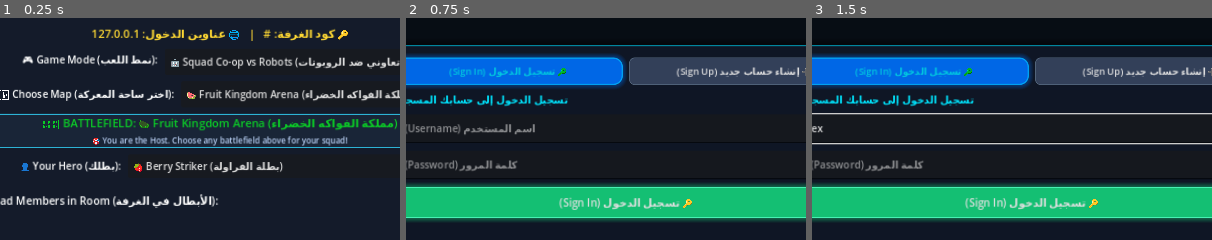
Above: before the commit, frames 1-3 (left to right).
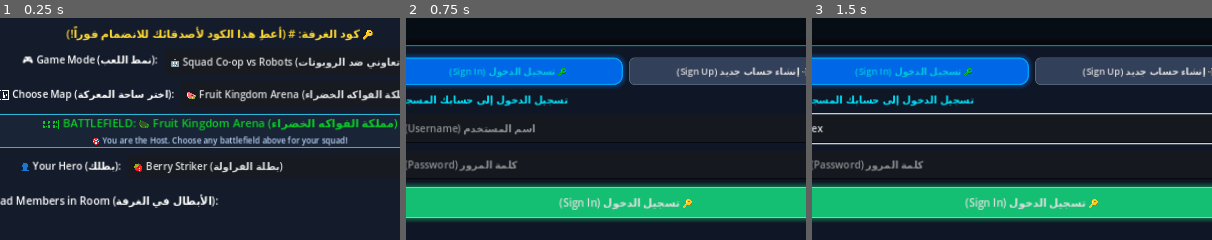
Above: after the commit, the same moments.

Repository: Seif796/TitanStrike-iOS
Game: Godot game, scene res://scenes/lobby.tscn
Same seed, same stepped clock (60 frames per second), same inputs: the game is played once before the commit and once after it. This scene is started directly instead of the project's main scene.
Inputs (mouse positions are % of the whole screen's width and height, from its top left):
- Up to frame 1 (0.25 s): no input
- Up to frame 2 (0.75 s): click "🚪 Leave (خروج)" at 0.5 s
- Up to frame 3 (1.5 s): click (50, 41) at 1.27 s; type "Alex" at 1.35 s
The pictures show only the part of the screen within x 22-72%, y 16-66%; the shares and areas given below are measured in that part.

The runs differ from the first frame. In frame 1, 2.2% of the frame differs, in the area x 16-94%, y 3-11%; in frame 2, nothing differs; in frame 3, nothing differs.

Commit message:
feat: implement 4-digit room code instant joining without IP and bump to v1.3.9 b15

Diff:
--- a/public/version.json
+++ b/public/version.json
@@ -1,13 +1,15 @@
 {
-  "version": "1.3.8",
-  "version_code": 14,
+  "version": "1.3.9",
+  "version_code": 15,
   "release_date": "2026-10-27",
-  "title": "تأكيد جاهزية السيرفر واستقرار النظام",
+  "title": "نظام الدخول السريع بكود الغرفة المباشر بدون IP",
   "changelog": [
-    "أعتقد أن كل حاجة تمام في السيرفر"
+    "تحديث مباشر وفوري عبر السيرفر لجميع الأجهزة",
+    "إضافة زر الطلبات (Requests) وزر تيليجرام بوت في القائمة الرئيسية",
+    "تحسين استقرار المحرك على أندرويد وآيفون"
   ],
   "download_url": "/downloads/update.pck",
-  "file_size_bytes": 9236032,
-  "sha256": "a6795b4f6a06dfc144811f8297f4fd6ec6e37cb8ea9c02ce1376c3e7cff5098b",
+  "file_size_bytes": 9236736,
+  "sha256": "27536b8ca644012e7aaeda1cf109bcbdbd2313cb3ddbbb08a0d19dc45904d690",
   "mandatory": true
 }
--- a/scenes/main_menu.tscn
+++ b/scenes/main_menu.tscn
@@ -535,7 +535,7 @@
 custom_minimum_size = Vector2(0, 44)
 layout_mode = 2
 size_flags_horizontal = 3
-placeholder_text = "ادخل كود الغرفة (#RoomCode)..."
+placeholder_text = "ادخل كود الغرفة (مثال: 4829)..."
 
 [node name="JoinRoomBtn" type="Button" parent="ViewModeSelect/HBox/RightCol/Panel/VBox/JoinBox"]
 custom_minimum_size = Vector2(160, 44)
--- a/scripts/lobby.gd
+++ b/scripts/lobby.gd
@@ -67,7 +67,7 @@
 
 	if multiplayer.is_server():
 		room_title.text = "👑 SQUAD ROOM HOST (أنت صاحب الغرفة)"
-		code_banner.text = "🔑 كود الغرفة: #%s   |   🌐 عناوين الدخول: %s" % [r_code, ips_str]
+		code_banner.text = "🔑 كود الغرفة: #%s (أعطِ هذا الكود لأصدقائك للانضمام فوراً!)" % r_code
 		if start_btn:
 			start_btn.visible = true
 			start_btn.disabled = false
--- a/scripts/network_manager.gd
+++ b/scripts/network_manager.gd
@@ -91,17 +91,8 @@
 # --- ROOM CODE ENCODING / DECODING ---
 
 func generate_room_code() -> String:
-	var ip = get_local_ip()
-	var parts = ip.split(".")
-	if parts.size() == 4:
-		var b1 = int(parts[0])
-		var b2 = int(parts[1])
-		var b3 = int(parts[2])
-		var b4 = int(parts[3])
-		current_room_code = "%02X%02X%02X%02X" % [b1, b2, b3, b4]
-		return current_room_code
-
-	current_room_code = "7777"
+	# Clean, easy-to-share 4-digit Room Code for instant joining without IP
+	current_room_code = "%04d" % randi_range(1000, 9999)
 	return current_room_code
 
 func is_ai_duel_room_code(code: String) -> bool:
@@ -221,21 +212,72 @@
 			GameManager.start_game_scene()
 			return OK
 
-	# 2. Build prioritized candidate IPs list for fast multi-IP connection
 	_joining_candidates.clear()
 	_candidate_idx = 0
 	_connecting_port = port
 
+	# 2. If code is directly an IP with dots (e.g. 192.168.1.15), connect to it directly
+	if current_room_code.find(".") != -1 and current_room_code.split(".").size() == 4:
+		_joining_candidates.append(current_room_code)
+		_start_next_candidate_connection()
+		return OK
+
+	# 3. Query Central Server FIRST for Host Candidate IPs (Ultra-Fast < 0.2s lookup!)
+	var um = get_node_or_null("/root/UpdateManager")
+	if um and not um.server_url.is_empty():
+		var status_msg = "⚡ جاري البحث عن الغرفة #%s في السيرفر..." % current_room_code
+		connection_status_updated.emit(status_msg)
+		var cur_scene = get_tree().current_scene
+		if cur_scene and "status_label" in cur_scene and cur_scene.status_label:
+			cur_scene.status_label.text = status_msg
+			cur_scene.status_label.modulate = Color(0.2, 0.9, 1.0)
+
+		var http = HTTPRequest.new()
+		http.timeout = 1.0
+		add_child(http)
+		http.request_completed.connect(func(res: int, code_resp: int, _h: PackedStringArray, body: PackedByteArray):
+			http.queue_free()
+			if res == HTTPRequest.RESULT_SUCCESS and code_resp == 200:
+				var j = JSON.new()
+				if j.parse(body.get_string_from_utf8()) == OK and typeof(j.data) == TYPE_DICTIONARY:
+					if j.data.get("active", false):
+						var h_ip = str(j.data.get("host_ip", "")).strip_edges()
+						var c_ips = j.data.get("candidate_ips", [])
+						var r_port = int(j.data.get("port", port))
+						_connecting_port = r_port
+
+						if not h_ip.is_empty() and not _joining_candidates.has(h_ip):
+							_joining_candidates.append(h_ip)
+						if typeof(c_ips) == TYPE_ARRAY:
+							for cip in c_ips:
+								var s_ip = str(cip).strip_edges()
+								if not s_ip.is_empty() and not _joining_candidates.has(s_ip):
+									_joining_candidates.append(s_ip)
+
+						print("⚡ Found active room #%s on server! Connecting immediately to: " % current_room_code, _joining_candidates)
+						_start_next_candidate_connection()
+						return
+			_populate_fallback_candidates_and_start()
+		)
+		var endpoint = um.server_url.trim_suffix("/") + "/api/rooms/check?code=" + current_room_code
+		var err = http.request(endpoint)
+		if err != OK:
+			http.queue_free()
+			_populate_fallback_candidates_and_start()
+	else:
+		_populate_fallback_candidates_and_start()
+
+	return OK
+
+func _populate_fallback_candidates_and_start() -> void:
 	var decoded_ip = decode_room_code_to_ip(current_room_code)
 	if not decoded_ip.is_empty() and not _joining_candidates.has(decoded_ip):
 		_joining_candidates.append(decoded_ip)
 
-	# Hotspot / Bluetooth host gateway
 	var gw_ip = get_bluetooth_or_hotspot_host_ip()
 	if not _joining_candidates.has(gw_ip):
 		_joining_candidates.append(gw_ip)
 
-	# Local network interfaces candidate IPs
 	for ip in get_all_local_ips():
 		if not _joining_candidates.has(ip):
 			_joining_candidates.append(ip)
@@ -243,12 +285,7 @@
 	if not _joining_candidates.has("127.0.0.1"):
 		_joining_candidates.append("127.0.0.1")
 
-	# 3. Query server asynchronously for candidate IPs reported by host
-	_query_server_for_room_candidates(current_room_code)
-
-	# 4. Start fast waterfall connection attempt (1.4s per candidate)
 	_start_next_candidate_connection()
-	return OK
 
 func _query_server_for_room_candidates(code: String) -> void:
 	var um = get_node_or_null("/root/UpdateManager")
--- a/server/public/version.json
+++ b/server/public/version.json
@@ -1,13 +1,15 @@
 {
-  "version": "1.3.8",
-  "version_code": 14,
+  "version": "1.3.9",
+  "version_code": 15,
   "release_date": "2026-10-27",
-  "title": "تأكيد جاهزية السيرفر واستقرار النظام",
+  "title": "نظام الدخول السريع بكود الغرفة المباشر بدون IP",
   "changelog": [
-    "أعتقد أن كل حاجة تمام في السيرفر"
+    "تحديث مباشر وفوري عبر السيرفر لجميع الأجهزة",
+    "إضافة زر الطلبات (Requests) وزر تيليجرام بوت في القائمة الرئيسية",
+    "تحسين استقرار المحرك على أندرويد وآيفون"
   ],
   "download_url": "/downloads/update.pck",
-  "file_size_bytes": 9236032,
-  "sha256": "a6795b4f6a06dfc144811f8297f4fd6ec6e37cb8ea9c02ce1376c3e7cff5098b",
+  "file_size_bytes": 9236736,
+  "sha256": "27536b8ca644012e7aaeda1cf109bcbdbd2313cb3ddbbb08a0d19dc45904d690",
   "mandatory": true
 }
